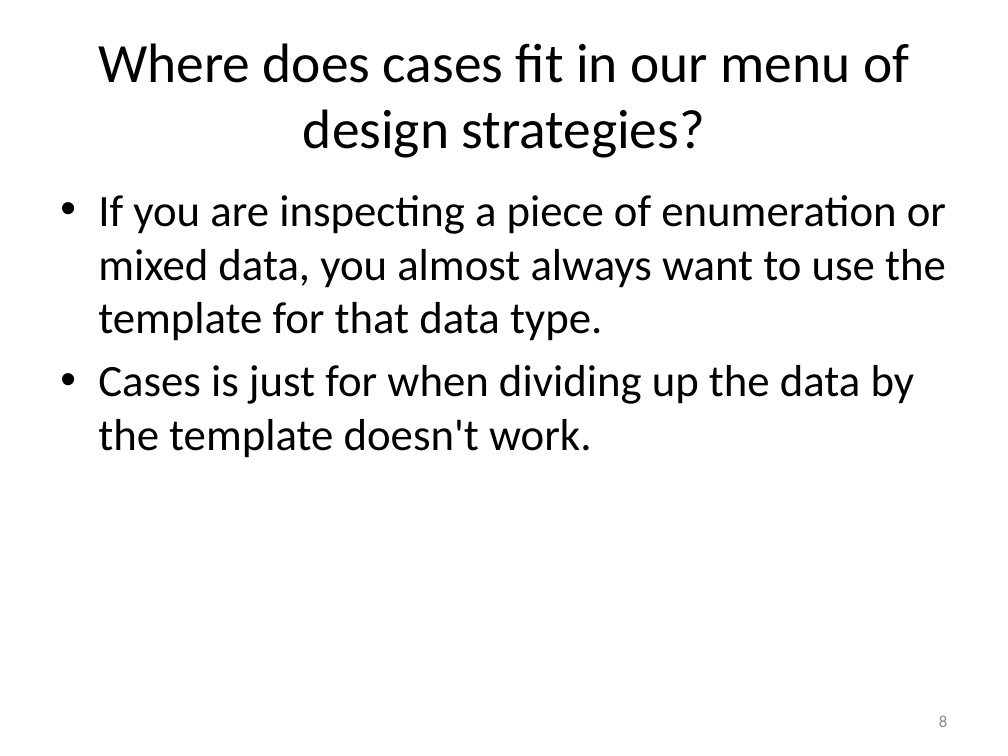
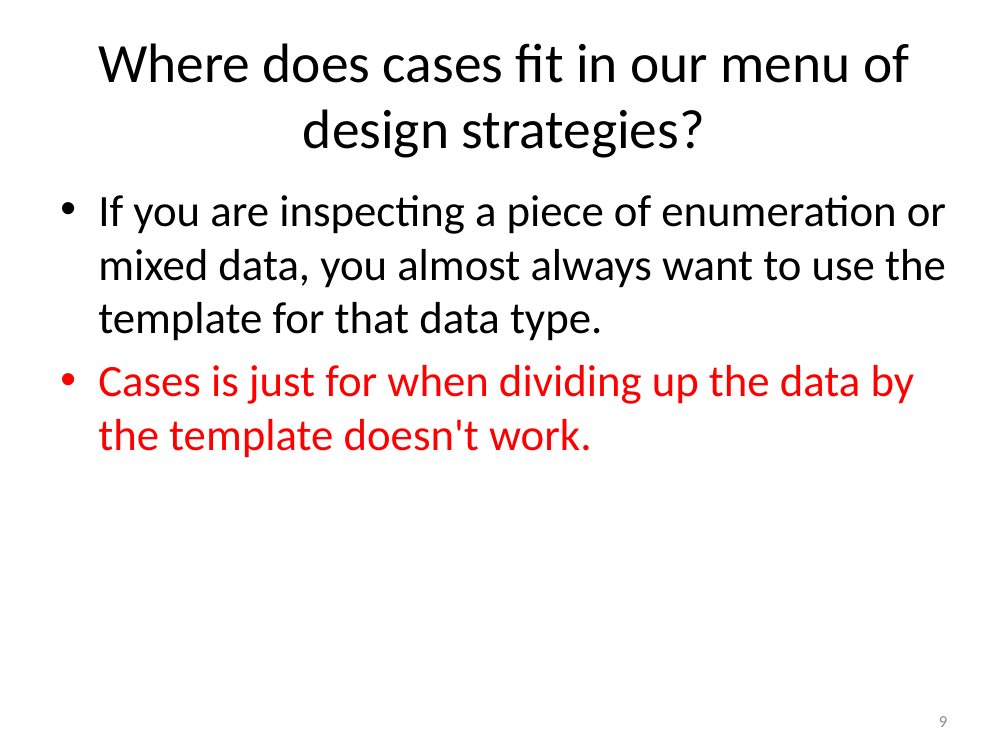
Before and after one commit to mwand/cs5010f16, a slide deck: slide 9 of Slides/Lesson 2.2 Dividing into cases.pptx (slide 8 before the commit). Drawn at 1008x756 pixels with LibreOffice and Linux fonts; fonts in the diff are those of the drawing. Boxes give left, top, right and bottom in pixels: in the first picture for what was removed or moved away, otherwise in the second. Text is boxed around its words. In the diff, an @@ line names an element or a change of style, - is before the commit and + after.

```diff
--- a/Slides/Lesson 2.2 Dividing into cases.pptx
+++ b/Slides/Lesson 2.2 Dividing into cases.pptx
@@ text at bbox=[98, 365, 915, 458]: text colour #000000 to #FF0000 in "Cases is just for when dividing up ..." @@
@@ page number at bbox=[939, 716, 947, 727]: text changed @@
-8
+9
```
Also in this commit, not shown: 1 slide added, 25 other files.
